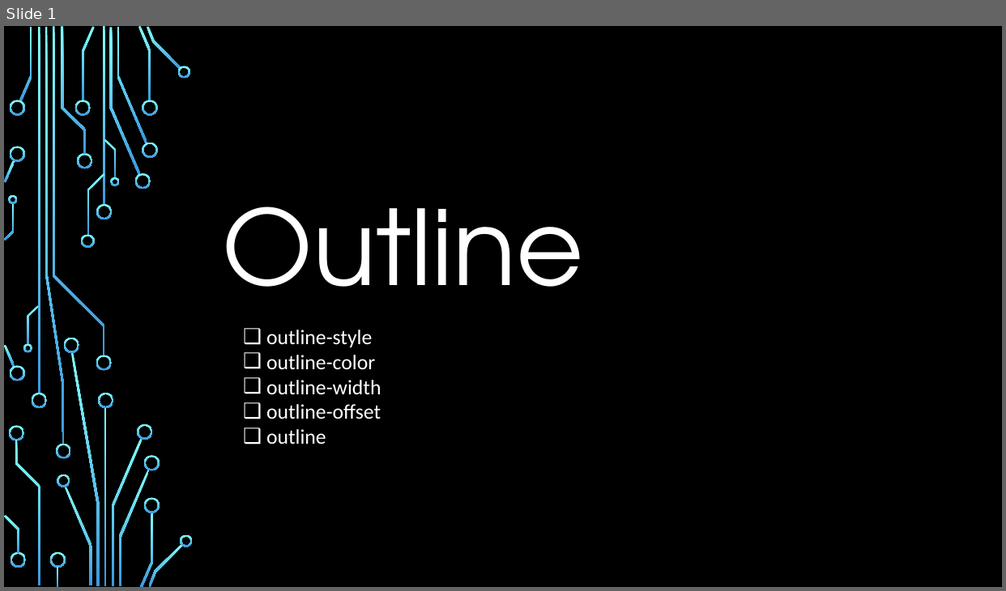
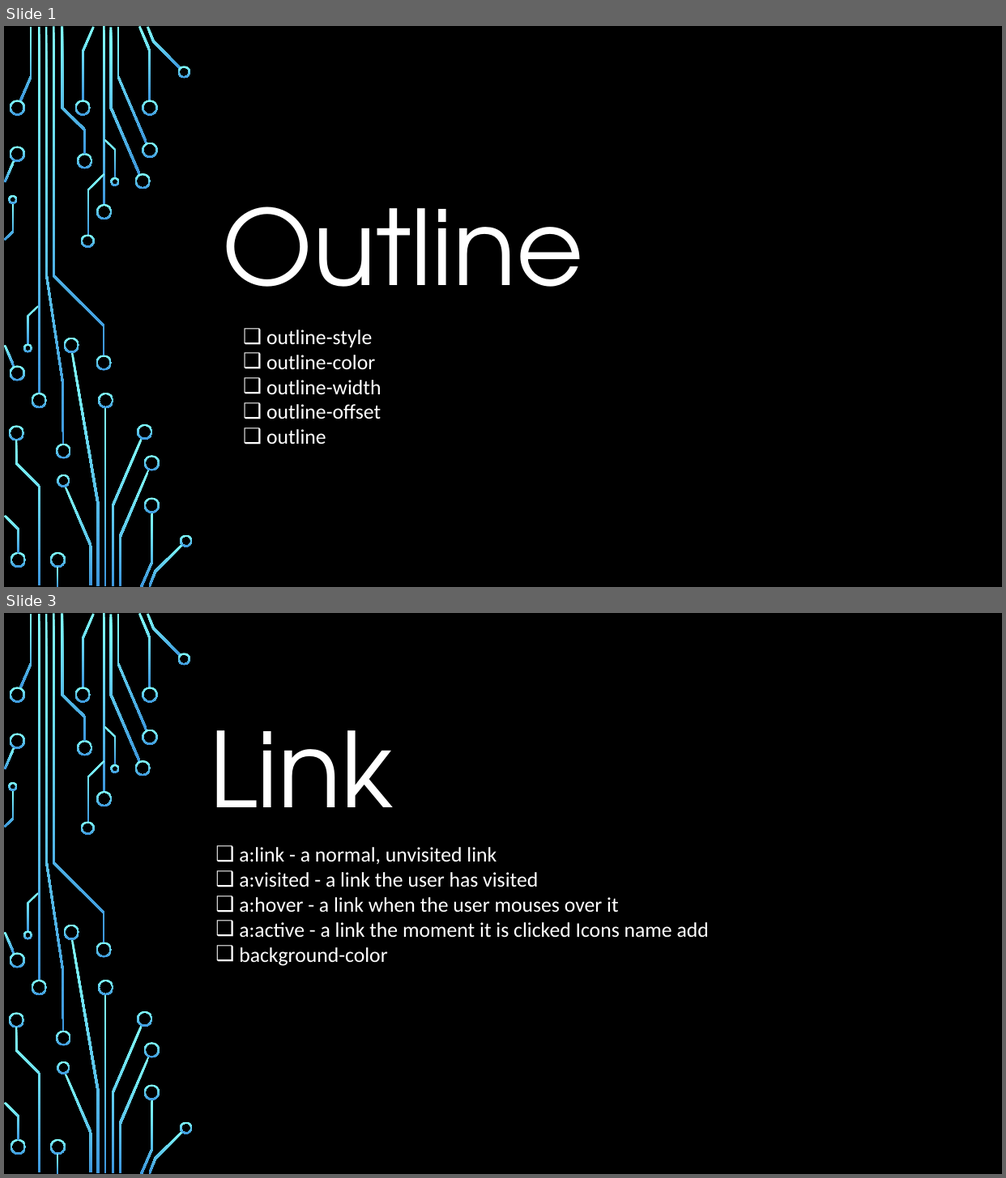
Before and after one commit to git-rx-co/HPI_HER_POWER, a slide deck: Presentation/CSS_pre.pptx. Shown one above the other, each under a label of ours: slide 1 before the commit, slides 1 and 3 after it; the slides between them are not shown. The pictures are 1006x591 and 1006x1178 pixels, drawn with LibreOffice and Linux fonts; fonts in the diff are those of the drawing; background and template pictures are left out. Boxes give left, top, right and bottom in pixels: in the first picture for what was removed or moved away, otherwise in the second. Text is boxed around its words. In the diff, an @@ line names an element or a change of style, - is before the commit and + after.

```diff
--- a/Presentation/CSS_pre.pptx
+++ b/Presentation/CSS_pre.pptx
@@ slide 3 added at (4,613,1002,1174), background picture (left out); not listed: 54 template elements that a slide beside it also shows @@
@@ text added at (209,730,394,854), 100 pt, text #FFFFFF @@
+Link
@@ text added at (239,847,709,966), 20 pt, text #FFFFFF @@
+❑ a:link - a normal, unvisited link
+❑ a:visited - a link the user has visited
+❑ a:hover - a link when the user mouses over it
+❑ a:active - a link the moment it is clicked Icons name add
+❑ background-color
```
Also in this commit, not shown: 1 other slide added.
